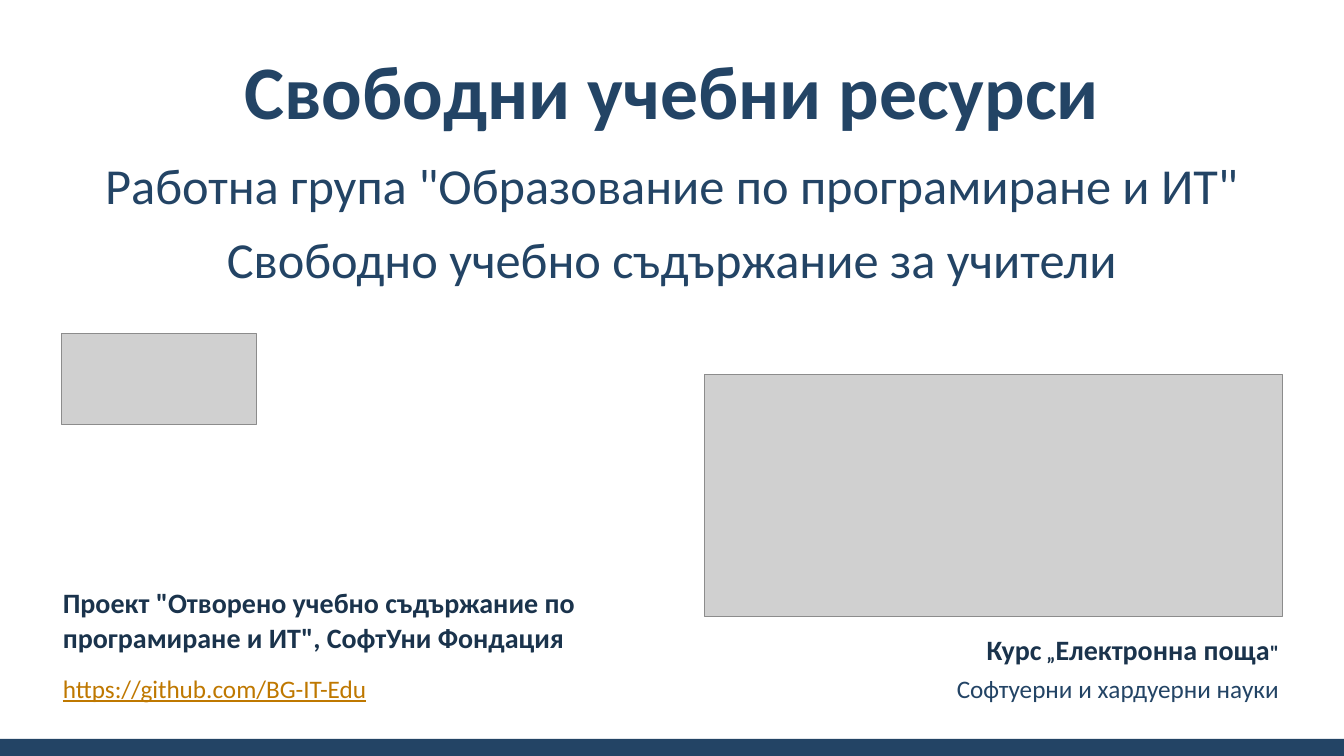
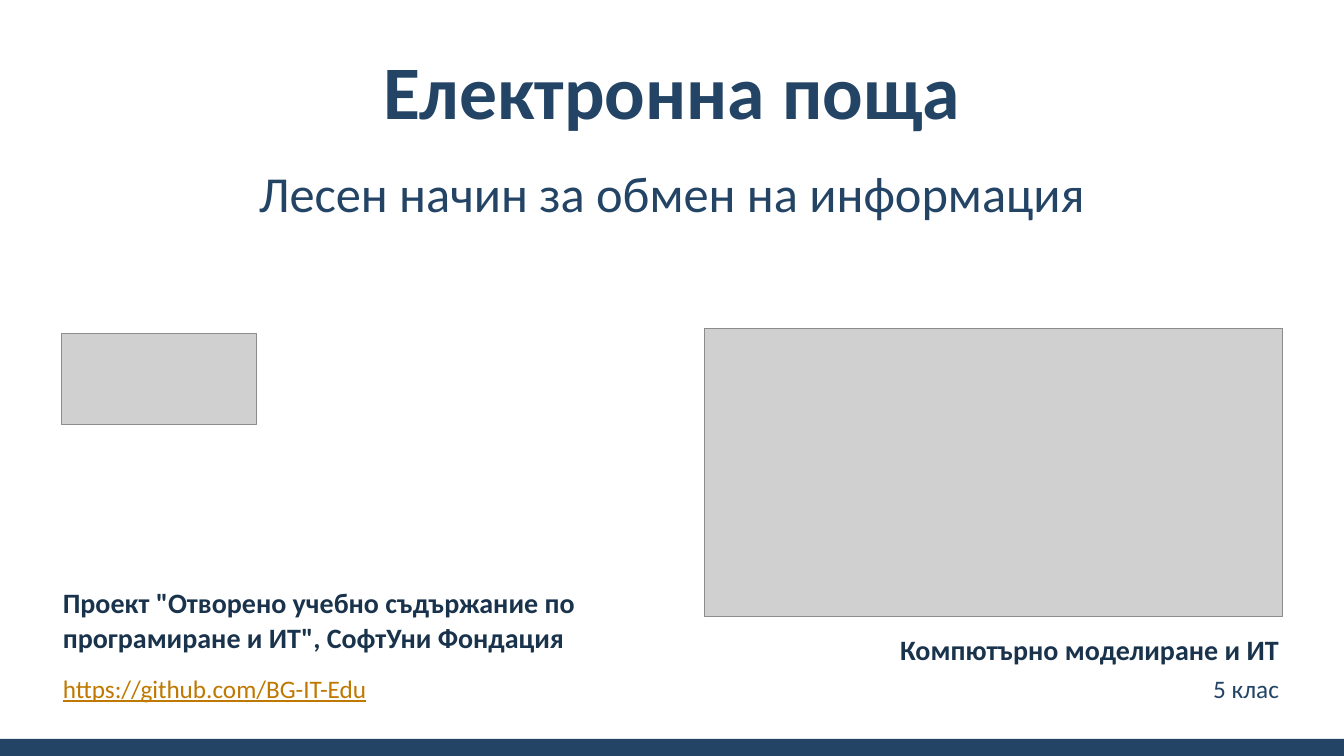
Before and after one commit to BG-IT-Edu/School-Programming, a slide deck: slide 1 of Courses/Computer-Modeling-and-IT/Computer-Modeling-and-IT-5-Class/07-Email/07-Email.pptx. Drawn at 1344x756 pixels with LibreOffice and Linux fonts; fonts in the diff are those of the drawing; grey boxes stand for pictures; background and template pictures are left out. Boxes give left, top, right and bottom in pixels: in the first picture for what was removed or moved away, otherwise in the second. Text is boxed around its words. In the diff, an @@ line names an element or a change of style, - is before the commit and + after.

Commit message:
title slide correction

```diff
--- a/Courses/Computer-Modeling-and-IT/Computer-Modeling-and-IT-5-Class/07-Email/07-Email.pptx
+++ b/Courses/Computer-Modeling-and-IT/Computer-Modeling-and-IT-5-Class/07-Email/07-Email.pptx
@@ title at bbox=[384, 70, 960, 132]: text changed @@
-Свободни учебни ресурси
+Електронна поща
@@ subtitle at bbox=[259, 177, 1084, 221]: text changed @@
-Работна група "Образование по програмиране и ИТ"
-Свободно учебно съдържание за учители
+Лесен начин за обмен на информация
@@ picture: place and size @@
-picture at bbox=[705, 375, 1284, 616]
+picture at bbox=[705, 329, 1284, 616]
@@ text at bbox=[900, 642, 1279, 665]: text changed @@
-Курс „Електронна поща"
+Компютърно моделиране и ИТ
@@ text at bbox=[1213, 682, 1279, 698]: text changed @@
-Софтуерни и хардуерни науки
+5 клас
```
